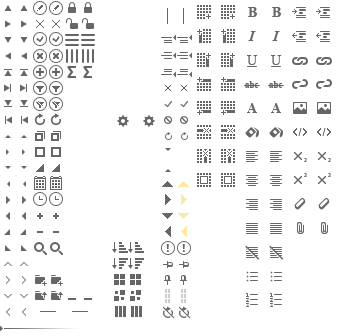
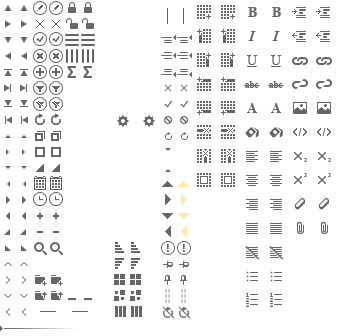
Layers edited between the first and the second 340px x 336px image:
painted on "sort desc hover" over bbox(128, 258, 144, 269)
painted on "sort desc" over bbox(112, 258, 128, 269)
painted on "sort asc hover" over bbox(128, 242, 144, 253)
painted on "sort asc" over bbox(112, 242, 128, 253)
